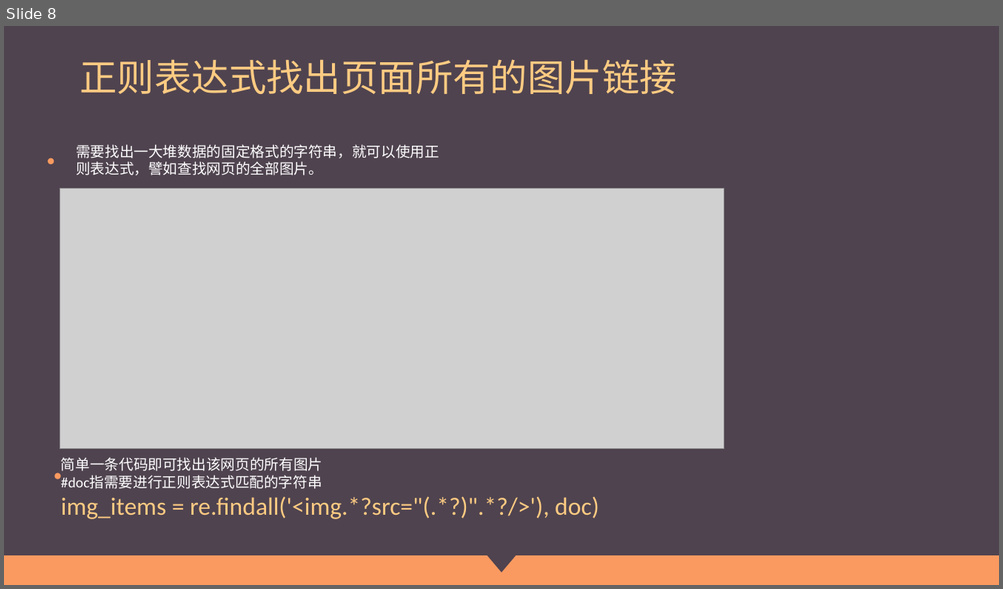
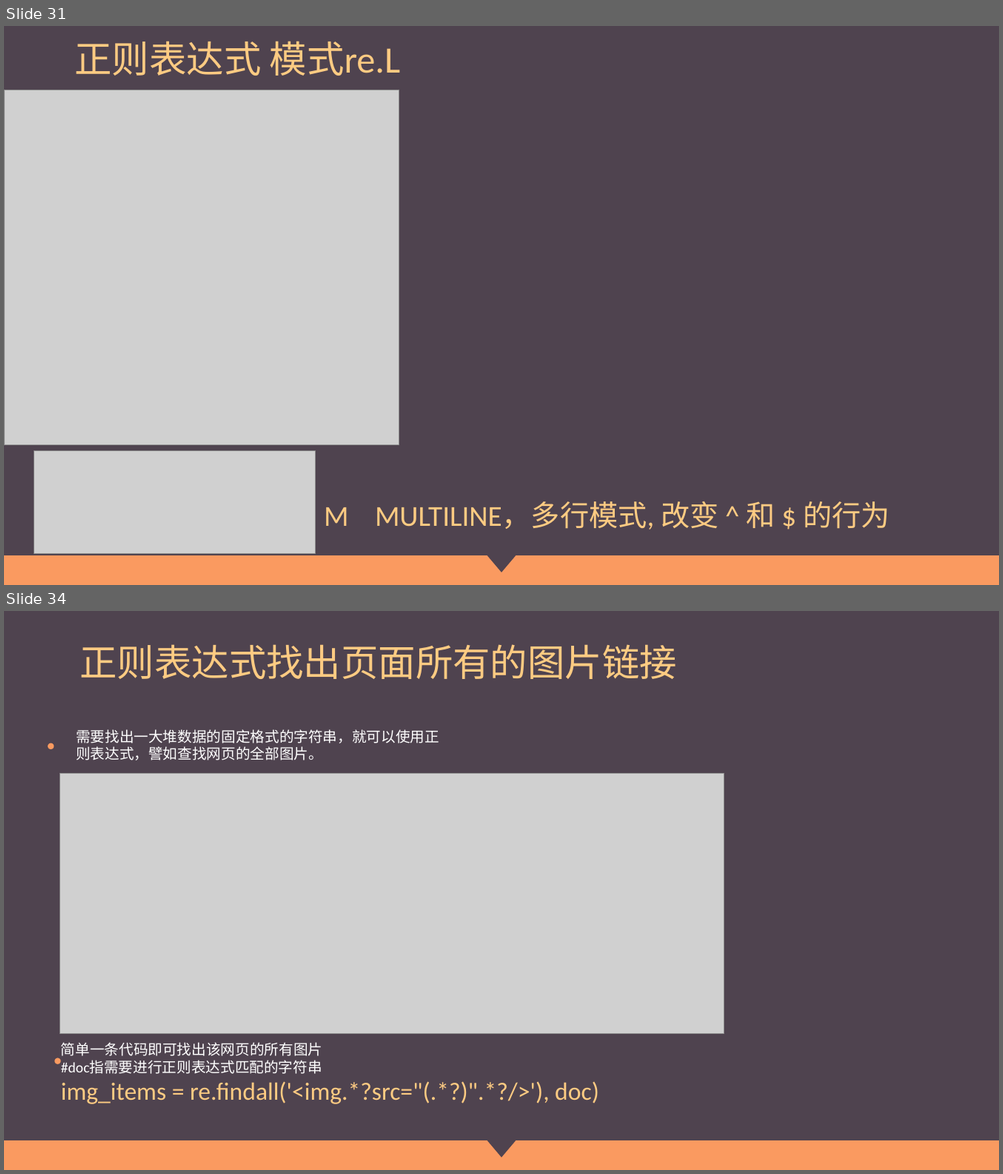
Before and after one commit to Wu-jiaming/-ppt, a slide deck: 正则表达式.pptx. Shown one above the other, each under a label of ours: slide 8 before the commit, slides 31 and 34 after it; the slides between them are not shown. The pictures are 1003x589 and 1003x1174 pixels, drawn with LibreOffice and Linux fonts; fonts in the diff are those of the drawing; grey boxes stand for pictures. Boxes give left, top, right and bottom in pixels: in the first picture for what was removed or moved away, otherwise in the second. Text is boxed around its words. In the diff, an @@ line names an element or a change of style, - is before the commit and + after.

```diff
--- a/正则表达式.pptx
+++ b/正则表达式.pptx
@@ slide 31 added at <box>4,26,999,585</box>, background #4F434F; not listed: 2 template elements that a slide beside it also shows @@
@@ title added at <box>74,41,401,76</box>, 36 pt, text #FDCB82 @@
+正则表达式 模式re.L
@@ picture added at <box>4,90,398,446</box> @@
@@ picture added at <box>34,452,315,554</box> @@
@@ text added at <box>324,502,889,530</box>, 28 pt, text #FDCB82 @@
+M MULTILINE，多行模式, 改变 ^ 和 $ 的行为
@@ what was slide 8 is now slide 34 @@
```
Also in this commit, not shown: 2 slides changed, 25 other slides added.
